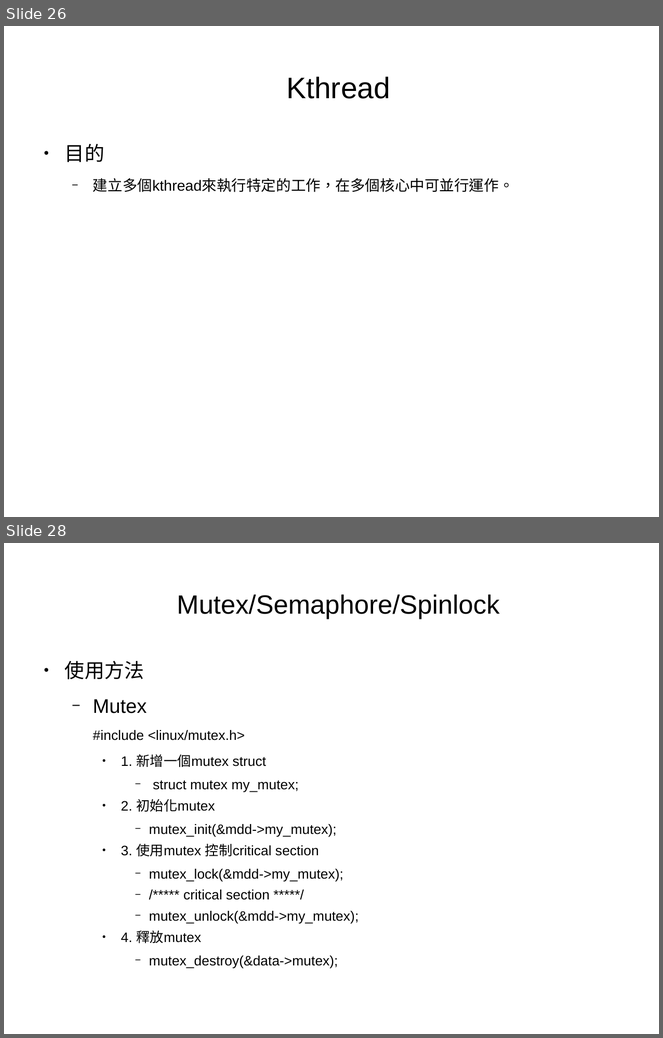
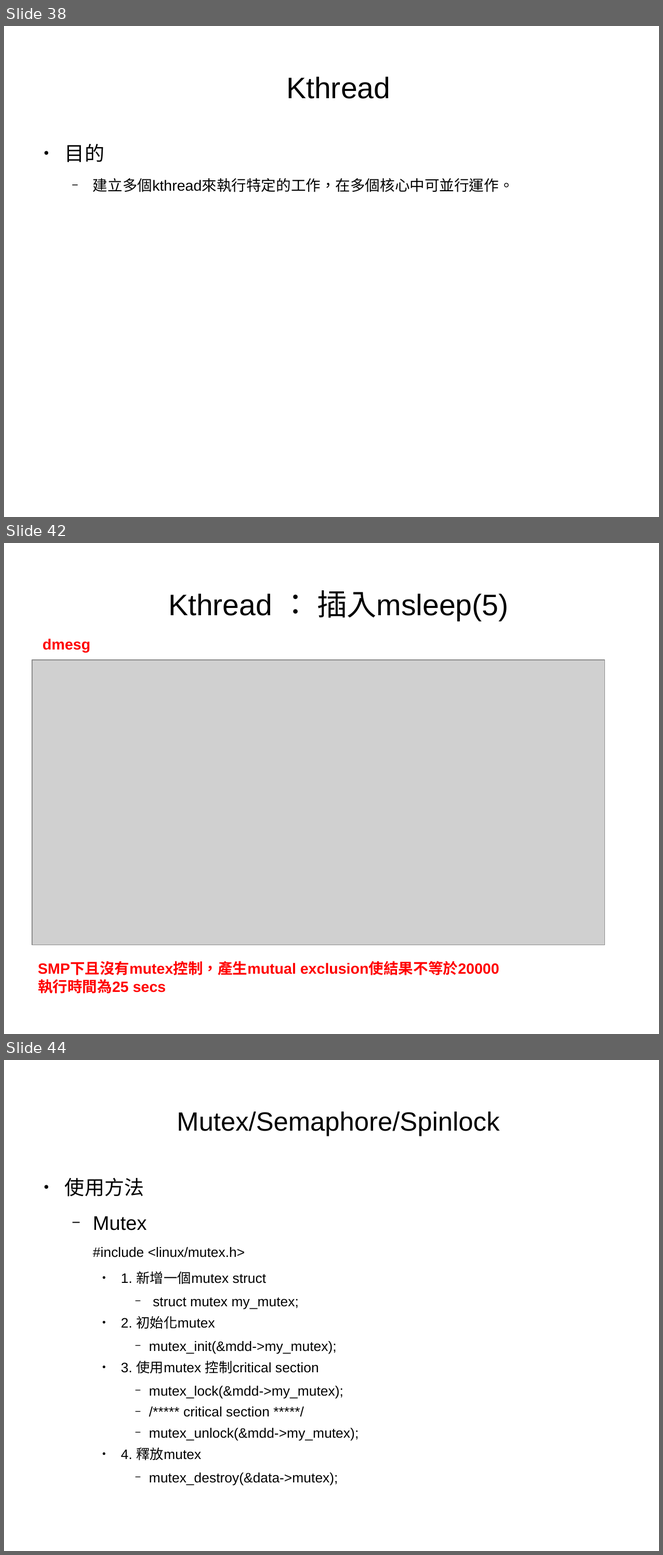
Before and after one commit to moumoon1203/linux_study, a slide deck: linux_study.odp. Shown one above the other, each under a label of ours: slides 26 and 28 before the commit, slides 38, 42 and 44 after it; the slides between them are not shown. The pictures are 663x1038 and 663x1555 pixels, drawn with LibreOffice and Linux fonts; fonts in the diff are those of the drawing; grey boxes stand for pictures. Boxes give left, top, right and bottom in pixels: in the first picture for what was removed or moved away, otherwise in the second. Text is boxed around its words. In the diff, an @@ line names an element or a change of style, - is before the commit and + after.

```diff
--- a/linux_study.odp
+++ b/linux_study.odp
@@ slide 42 added at [4, 543, 659, 1034], background #FFFFFF @@
@@ title added at [168, 590, 508, 622], 36 pt, text #000000 @@
+Kthread ： 插入msleep(5)
@@ text added at [42, 639, 90, 652], 18 pt, text #FF0000, bold @@
+dmesg
@@ picture added at [32, 660, 605, 945] @@
@@ text added at [38, 963, 500, 994], 18 pt, text #FF0000, bold @@
+SMP下且沒有mutex控制，產生mutual exclusion使結果不等於20000
+執行時間為25 secs
@@ what was slide 26 is now slide 38 @@
@@ what was slide 28 is now slide 44 @@
```
Also in this commit, not shown: 6 slides changed, 25 other slides added, 3 other files.
